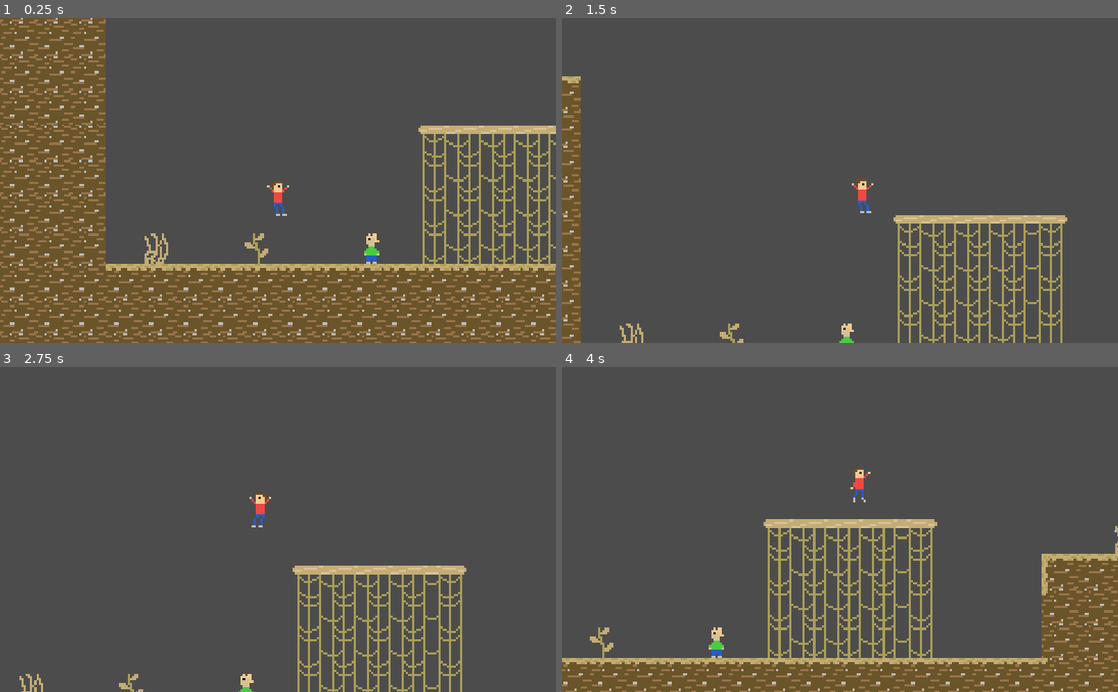
Above: before the commit, frames 1-4 (two rows, left to right).
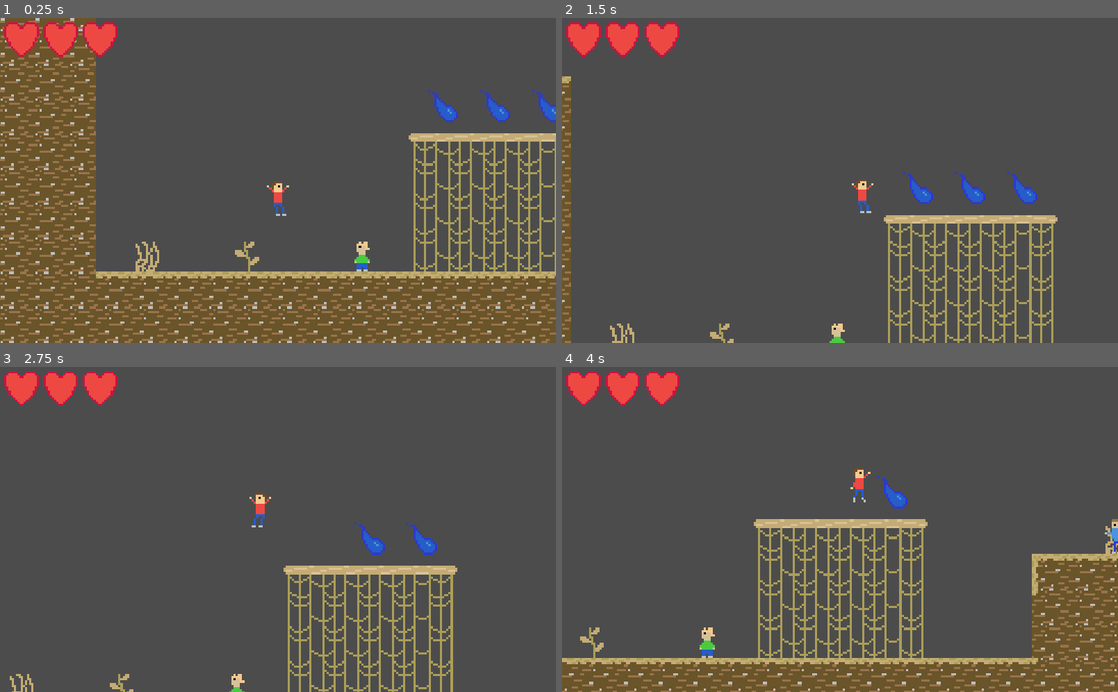
Above: after the commit, the same moments.

Repository: DucksAreMammals/WaterCollector
Game: Godot game, scene res://Scenes/Levels/1-1.tscn
Two runs of this game, one before a commit and one after it. Both use one fixed random seed, a clock stepped at 60 frames per second and the inputs below.
Inputs:
- Up to frame 1 (0.25 s): no input
- Up to frame 2 (1.5 s): hold C (jump) 0.53-1.28 s; hold Right (right) from 0.53 s (still down); tap X (run) at 1.35 s
- Up to frame 3 (2.75 s): tap C (jump) at 1.52, 1.55, 1.82 s; release Right (right) at 2.03 s; hold Left (left) from 2.03 s (still down); hold C (jump) from 2.03 s (still down)
- Up to frame 4 (4 s): release Left (left) at 2.78 s; release C (jump) at 2.78 s; hold Right (right) from 2.78 s (still down); tap X (run) at 2.85 s; tap C (jump) at 3.02, 3.05, 3.32 s; hold C (jump) from 3.53 s (still down)

The runs differ from the first frame. In frame 1, 23% of the frame differs, in the area x 0-100%, y 0-100%; in frame 2, 9.3%; in frame 3, 7.0%; in frame 4, 14%.

Commit message:
Added health ui and collectible water droplets

Diff:
--- a/Animation/PlayerAnimation.tres
+++ b/Animation/PlayerAnimation.tres
@@ -53,13 +53,13 @@
 "name": "run",
 "speed": 12.0
 }, {
+"frames": [ ExtResource( 3 ) ],
+"loop": true,
+"name": "jump",
+"speed": 5.0
+}, {
 "frames": [ ExtResource( 1 ) ],
 "loop": true,
 "name": "fall",
 "speed": 5.0
-}, {
-"frames": [ ExtResource( 3 ) ],
-"loop": true,
-"name": "jump",
-"speed": 5.0
 } ]
--- /dev/null
+++ b/Scenes/Drop.tscn
@@ -0,0 +1,23 @@
+[gd_scene load_steps=4 format=2]
+
+[ext_resource path="res://Sprites/Water Drop.png" type="Texture" id=1]
+[ext_resource path="res://Scripts/Collectible.gd" type="Script" id=2]
+
+[sub_resource type="RectangleShape2D" id=1]
+extents = Vector2( 32, 32 )
+
+[node name="Drop" type="Node2D"]
+script = ExtResource( 2 )
+type = 1
+
+[node name="Sprite" type="Sprite" parent="."]
+scale = Vector2( 4, 4 )
+texture = ExtResource( 1 )
+
+[node name="Area2D" type="Area2D" parent="."]
+
+[node name="CollisionShape2D" type="CollisionShape2D" parent="Area2D"]
+position = Vector2( 0, -4.76837e-07 )
+shape = SubResource( 1 )
+
+[connection signal="body_entered" from="Area2D" to="." method="_on_Area2D_body_entered"]
--- a/Scenes/Enemy.tscn
+++ b/Scenes/Enemy.tscn
@@ -31,6 +31,7 @@
 } ]
 
 [node name="Enemy" type="KinematicBody2D"]
+z_index = 5
 script = ExtResource( 1 )
 
 [node name="CollisionShape2D" type="CollisionShape2D" parent="."]
@@ -41,6 +42,7 @@
 scale = Vector2( 4, 4 )
 frames = SubResource( 6 )
 animation = "walk"
+frame = 3
 playing = true
 
 [node name="RayCastRight" type="RayCast2D" parent="."]
--- a/Scenes/Levels/1-1.tscn
+++ b/Scenes/Levels/1-1.tscn
@@ -1,10 +1,11 @@
-[gd_scene load_steps=7 format=2]
+[gd_scene load_steps=8 format=2]
 
 [ext_resource path="res://Scenes/Player.tscn" type="PackedScene" id=1]
 [ext_resource path="res://Scenes/Enemy.tscn" type="PackedScene" id=2]
 [ext_resource path="res://Scenes/NPC.tscn" type="PackedScene" id=3]
 [ext_resource path="res://tileset.tres" type="TileSet" id=4]
 [ext_resource path="res://Scenes/Water.tscn" type="PackedScene" id=5]
+[ext_resource path="res://Scenes/Drop.tscn" type="PackedScene" id=6]
 
 [sub_resource type="RectangleShape2D" id=1]
 extents = Vector2( 4.94978, 57.3535 )
@@ -13,16 +14,7 @@
 position = Vector2( 1, 0 )
 
 [node name="Player" parent="." instance=ExtResource( 1 )]
-position = Vector2( 61.6692, 334.504 )
-
-[node name="Enemy" parent="." instance=ExtResource( 2 )]
-position = Vector2( 1186.72, 284.271 )
-
-[node name="Enemy2" parent="." instance=ExtResource( 2 )]
-position = Vector2( 1332.21, 284.271 )
-
-[node name="Enemy3" parent="." instance=ExtResource( 2 )]
-position = Vector2( 1468.37, 282.937 )
+position = Vector2( 79, 320 )
 
 [node name="EnemyBoxes" type="Area2D" parent="."]
 
@@ -56,5 +48,41 @@
 format = 1
 tile_data = PoolIntArray( -7, 13, 0, 65521, 8, 0, 65522, 8, 0, 65523, 8, 0, 65524, 8, 0, 65525, 8, 0, 65526, 8, 0, 6552 …(10000 unchanged characters)…
 
-[node name="Water" parent="." instance=ExtResource( 5 )]
-position = Vector2( 3615, 672 )
+[node name="Water" parent="Level" instance=ExtResource( 5 )]
+position = Vector2( 3631, 672 )
+
+[node name="Enemy" parent="Level" instance=ExtResource( 2 )]
+position = Vector2( 1186.72, 284.271 )
+
+[node name="Enemy2" parent="Level" instance=ExtResource( 2 )]
+position = Vector2( 1332.21, 284.271 )
+
+[node name="Enemy3" parent="Level" instance=ExtResource( 2 )]
+position = Vector2( 1468.37, 282.937 )
+
+[node name="Drop" parent="Level" instance=ExtResource( 6 )]
+position = Vector2( 383, 208 )
+
+[node name="Drop2" parent="Level" instance=ExtResource( 6 )]
+position = Vector2( 479, 208 )
+
+[node name="Drop3" parent="Level" instance=ExtResource( 6 )]
+position = Vector2( 575, 208 )
+
+[node name="Drop" parent="." instance=ExtResource( 6 )]
+position = Vector2( 2719, 96 )
+
+[node name="Drop2" parent="." instance=ExtResource( 6 )]
+position = Vector2( 2783, 96 )
+
+[node name="Drop3" parent="." instance=ExtResource( 6 )]
+position = Vector2( 2847, 96 )
+
+[node name="Drop4" parent="." instance=ExtResource( 6 )]
+position = Vector2( 2719, 32 )
+
+[node name="Drop5" parent="." instance=ExtResource( 6 )]
+position = Vector2( 2783, 32 )
+
+[node name="Drop6" parent="." instance=ExtResource( 6 )]
+position = Vector2( 2847, 32 )
--- a/Scenes/Player.tscn
+++ b/Scenes/Player.tscn
@@ -1,16 +1,21 @@
-[gd_scene load_steps=5 format=2]
+[gd_scene load_steps=7 format=2]
 
 [ext_resource path="res://Animation/PlayerAnimation.tres" type="SpriteFrames" id=1]
 [ext_resource path="res://Scripts/Player.gd" type="Script" id=2]
 [ext_resource path="res://Scripts/Camera.gd" type="Script" id=3]
+[ext_resource path="res://Sprites/HeartFull.png" type="Texture" id=4]
+
+[sub_resource type="ImageTexture" id=2]
 
 [sub_resource type="RectangleShape2D" id=1]
 extents = Vector2( 2, 8 )
 
-[node name="Player" type="KinematicBody2D"]
+[node name="Player" type="KinematicBody2D" groups=["player"]]
 scale = Vector2( 4, 4 )
+z_index = 10
 collision_mask = 3
 script = ExtResource( 2 )
+full_heart = SubResource( 2 )
 
 [node name="AnimatedSprite" type="AnimatedSprite" parent="."]
 frames = ExtResource( 1 )
@@ -48,3 +53,20 @@
 enabled = true
 cast_to = Vector2( 0, -10 )
 collision_mask = 2
+
+[node name="UI" type="CanvasLayer" parent="."]
+
+[node name="Heart1" type="Sprite" parent="UI"]
+position = Vector2( 40, 40 )
+scale = Vector2( 4, 4 )
+texture = ExtResource( 4 )
+
+[node name="Heart2" type="Sprite" parent="UI"]
+position = Vector2( 112, 40 )
+scale = Vector2( 4, 4 )
+texture = ExtResource( 4 )
+
+[node name="Heart3" type="Sprite" parent="UI"]
+position = Vector2( 184, 40 )
+scale = Vector2( 4, 4 )
+texture = ExtResource( 4 )
--- a/Scripts/Collectible.gd
+++ b/Scripts/Collectible.gd
@@ -1,6 +1,7 @@
 extends Node2D
 
 # 0: Level end
+# 1: Water Drop
 export var type := 0
 
 func _on_Area2D_body_entered(body):
--- a/Scripts/Player.gd
+++ b/Scripts/Player.gd
@@ -1,4 +1,7 @@
 extends KinematicBody2D
+
+export (Texture) var full_heart
+export (Texture) var empty_heart
 
 export var move_speed_reg := 7500.0
 export var move_speed_run := 15000.0
@@ -19,7 +22,7 @@
 
 export var time_between_invincibility_blinks := 100000
 
-export var health := 30
+export var health := 3
 
 export var jump_continue_limit := 0.25
 
@@ -160,15 +163,25 @@
 		bounce.x = direction * x_hurt_bounce_speed
 
 		$Camera.shake()
+		_update_health()
 
+func _update_health():
+	$UI/Heart3.visible = health >= 3
+	$UI/Heart2.visible = health >= 2
+	$UI/Heart1.visible = health >= 1
 
 func _die():
-	queue_free()
+	visible = false
 
 func collect(type):
 	match type:
 		0:
 			_collect_end()
+		1:
+			_collect_drop()
+
+func _collect_drop():
+	print("Collect!")
 
 func _collect_end():
 	print("You win!")
Binary file added: Sprites/HeartEmpty.png
Not shown, added: Sprites/HeartEmpty.png.import
Binary file added: Sprites/HeartFull.png
Not shown, added: Sprites/HeartFull.png.import
Binary file added: Sprites/Water Drop.png
Not shown, added: Sprites/Water Drop.png.import
